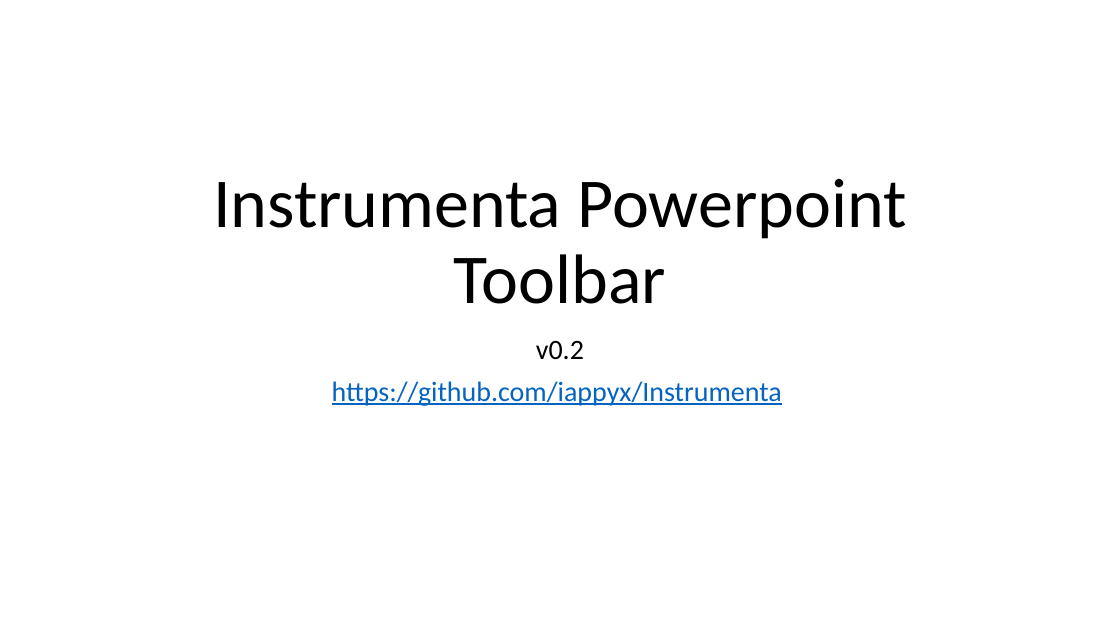
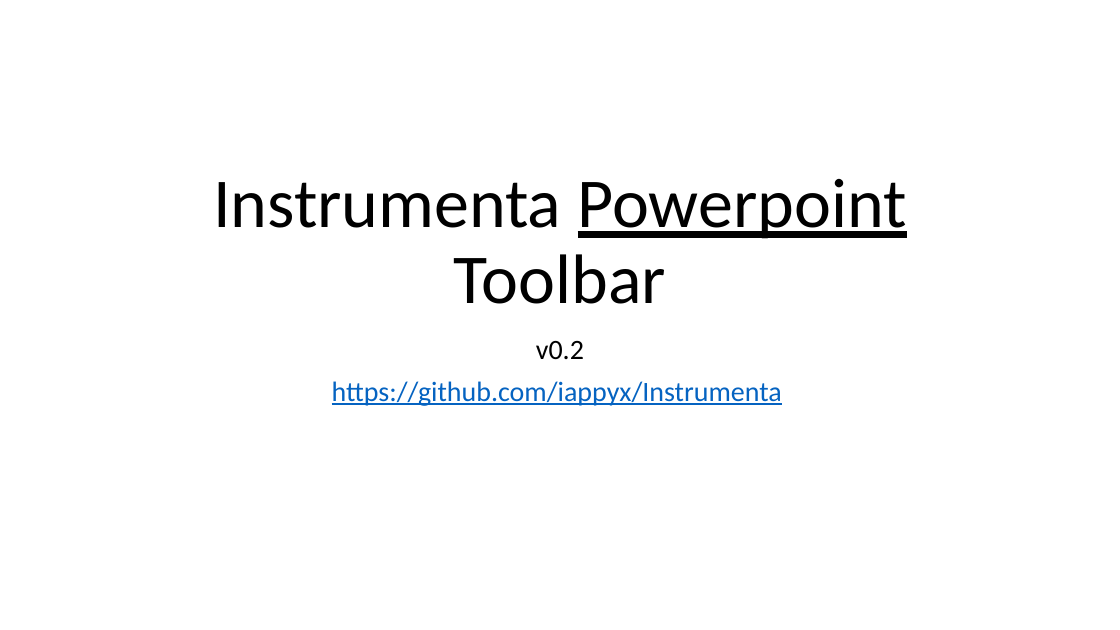
Before and after one commit to iappyx/Instrumenta, a slide deck: slide 1 of src/Instrumenta Powerpoint Toolbar.pptm. Drawn at 1120x630 pixels with LibreOffice and Linux fonts; fonts in the diff are those of the drawing. Boxes give left, top, right and bottom in pixels: in the first picture for what was removed or moved away, otherwise in the second. Text is boxed around its words. In the diff, an @@ line names an element or a change of style, - is before the commit and + after.

```diff
--- a/src/Instrumenta Powerpoint Toolbar.pptm
+++ b/src/Instrumenta Powerpoint Toolbar.pptm
@@ title "Instrumenta Powerpoint Toolbar" at [213,179,907,304]: underline on in "Powerpoint" @@
```
Also in this commit, not shown: 3 other files.
